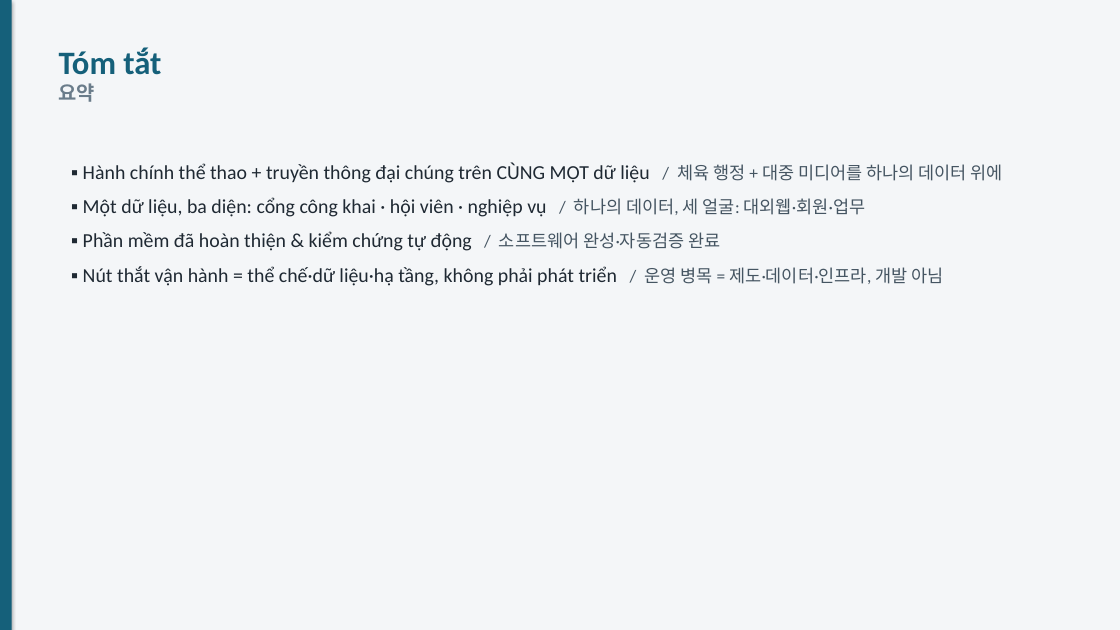
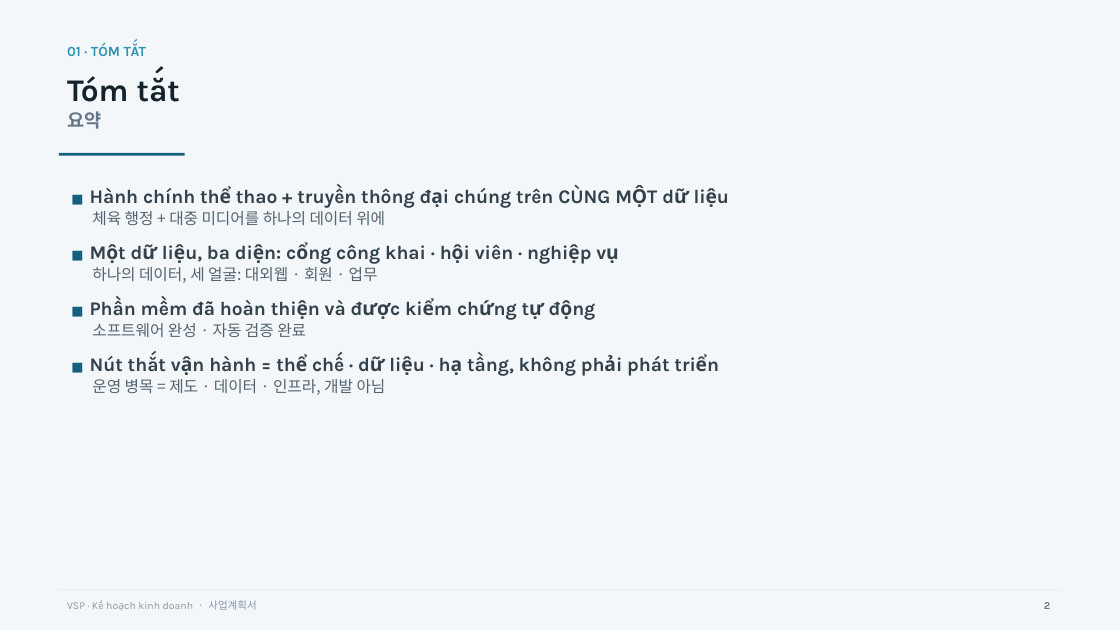
Before and after one commit to Weviko/VSP, a slide deck: slide 2 of docs/VSP-사업계획-슬라이드.pptx. Drawn at 1120x630 pixels with LibreOffice and Linux fonts; fonts in the diff are those of the drawing. Boxes give left, top, right and bottom in pixels: in the first picture for what was removed or moved away, otherwise in the second. Text is boxed around its words. In the diff, an @@ line names an element or a change of style, - is before the commit and + after.

```diff
--- a/docs/VSP-사업계획-슬라이드.pptx
+++ b/docs/VSP-사업계획-슬라이드.pptx
@@ background #F4F6F8 to #F4F7F9 @@
@@ rectangle removed at (0, 0, 12, 630) @@
@@ text added at (67, 43, 120, 56), 12 pt, text #2E92B0, bold @@
+01 · TÓM TẮT
@@ text "Tóm tắt": place and size @@
-text "Tóm tắt" at (59, 48, 161, 102)
+text "Tóm tắt" at (67, 76, 129, 129)
@@ text "Tóm tắt" at (67, 76, 129, 129): size 28 to 27 pt, font Calibri to Karla, text colour #15607A to #14222B in "Tóm tắt"; size 17 to 16 pt, font Calibri to Noto Sans CJK KR, text colour #6A7C8A to #647585 in "요약"; more space between paragraphs @@
@@ rectangle added at (59, 153, 185, 155), fill #15607A @@
@@ text at (90, 186, 669, 395): text changed; size 17 to 16.5 pt; font Calibri to Karla; text colour #1F2933 to #33414B; bold on @@
-▪ Hành chính thể thao + truyền thông đại chúng trên CÙNG MỘT dữ liệu / 체육 행정 + 대중 미디어를 하나의 데이터 위에
-▪ Một dữ liệu, ba diện: cổng công khai · hội viên · nghiệp vụ / 하나의 데이터, 세 얼굴: 대외웹·회원·업무
-▪ Phần mềm đã hoàn thiện & kiểm chứng tự động / 소프트웨어 완성·자동검증 완료
-▪ Nút thắt vận hành = thể chế·dữ liệu·hạ tầng, không phải phát triển / 운영 병목 = 제도·데이터·인프라, 개발 아님
+■ Hành chính thể thao + truyền thông đại chúng trên CÙNG MỘT dữ liệu
+체육 행정 + 대중 미디어를 하나의 데이터 위에
+■ Một dữ liệu, ba diện: cổng công khai · hội viên · nghiệp vụ
+하나의 데이터, 세 얼굴: 대외웹 · 회원 · 업무
+■ Phần mềm đã hoàn thiện và được kiểm chứng tự động
+소프트웨어 완성 · 자동 검증 완료
+■ Nút thắt vận hành = thể chế · dữ liệu · hạ tầng, không phải phát triển
+운영 병목 = 제도 · 데이터 · 인프라, 개발 아님
@@ text added at (67, 600, 256, 610), 9 pt, text #8A99A6 @@
+VSP · Kế hoạch kinh doanh · 사업계획서
@@ text added at (1044, 602, 1050, 609), 9 pt, text #647585, bold @@
+2
```
Also in this commit, not shown: 14 other slides changed, 4 slides added, 1 slide removed.
